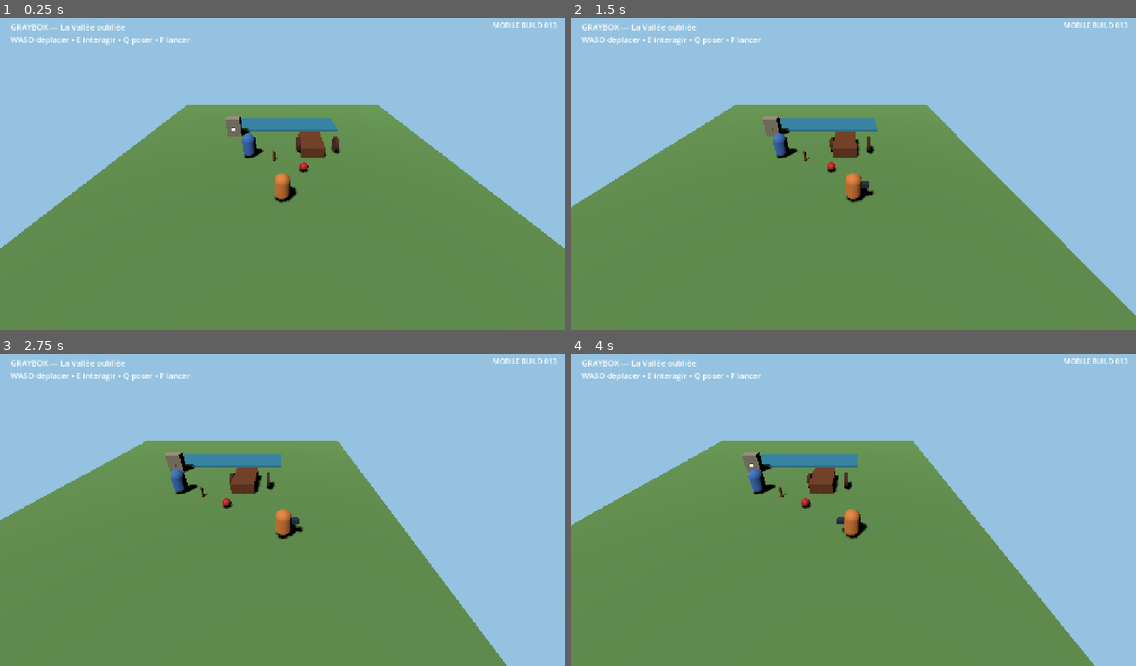
Above: before the commit, frames 1-4 (two rows, left to right).
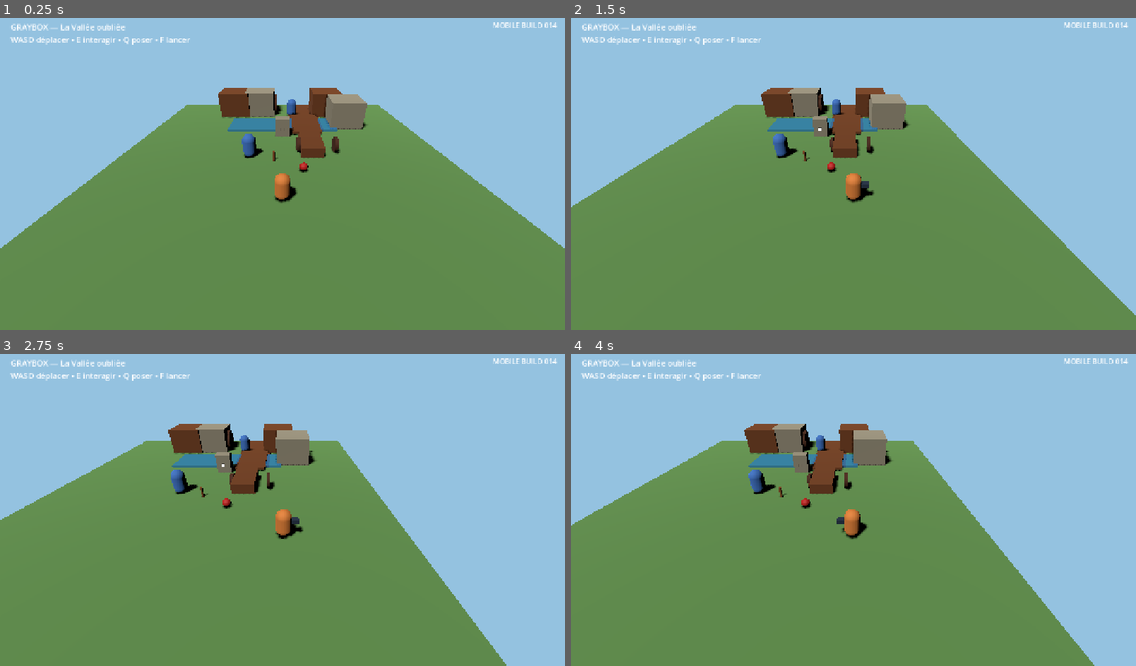
Above: after the commit, the same moments.

Repository: u2987920406-rgb/Grimoire
Game: Godot game, scene res://adventures/forgotten_valley/scenes/bootstrap.tscn
Same seed, same stepped clock (60 frames per second), same inputs: the game is played once before the commit and once after it.
Inputs (mouse positions are in pixels of both pictures, inside the frame that each line leads up to):
- Up to frame 1 (0.25 s): no input
- Up to frame 2 (1.5 s): tap Enter at 0.5 s; move the mouse to (977, 155) at 0.52 s; hold D (move_right) 0.53-1.25 s; hold Q (drop_object) 0.53-1.25 s; click (977, 155) at 0.67 s; drag from (740, 186) to (825, 233) at 1.27 s
- Up to frame 3 (2.75 s): tap Space at 2 s; move the mouse to (339, 438) at 2.02 s; hold D (move_right) from 2.03 s (still down); hold F (throw_object) from 2.03 s (still down)
- Up to frame 4 (4 s): release D (move_right) at 2.75 s; release F (throw_object) at 2.75 s; drag from (825, 569) to (684, 460) at 2.77 s; tap Enter at 3.5 s; move the mouse to (1023, 553) at 3.52 s; hold A (move_left) from 3.53 s (still down); hold E (interact) from 3.53 s (still down)

The runs differ from the first frame. In frame 1, 2.8% of the frame differs, in the area x 38-99%, y 1-39%; in frame 2, 2.8%; in frame 3, 2.8%; in frame 4, 2.8%.

Commit message:
feat(adventure): open village exploration after cart repair

Diff:
--- a/adventures/forgotten_valley/scenes/bootstrap.tscn
+++ b/adventures/forgotten_valley/scenes/bootstrap.tscn
@@ -10,6 +10,8 @@
 [ext_resource type="Script" path="res://adventures/forgotten_valley/scripts/ancient_stone.gd" id="8_stone"]
 [ext_resource type="Script" path="res://core/input/virtual_joystick.gd" id="9_joystick"]
 [ext_resource type="Script" path="res://adventures/forgotten_valley/scripts/axle_peg.gd" id="10_peg"]
+[ext_resource type="Script" path="res://adventures/forgotten_valley/scripts/landmark.gd" id="11_landmark"]
+[ext_resource type="Script" path="res://adventures/forgotten_valley/scripts/village_resident.gd" id="12_resident"]
 
 [sub_resource type="CapsuleMesh" id="CapsuleMesh_player"]
 radius = 0.42
@@ -125,6 +127,27 @@
 albedo_color = Color(0.55, 0.52, 0.44, 1)
 roughness = 1.0
 
+[sub_resource type="BoxMesh" id="BoxMesh_bridge"]
+size = Vector3(2.6, 0.22, 4.4)
+
+[sub_resource type="BoxShape3D" id="BoxShape_bridge"]
+size = Vector3(2.6, 0.22, 4.4)
+
+[sub_resource type="BoxMesh" id="BoxMesh_building"]
+size = Vector3(3.0, 2.4, 3.0)
+
+[sub_resource type="BoxShape3D" id="BoxShape_building"]
+size = Vector3(3.0, 2.4, 3.0)
+
+[sub_resource type="CylinderMesh" id="CylinderMesh_mill"]
+top_radius = 1.0
+bottom_radius = 1.0
+height = 0.28
+radial_segments = 20
+
+[sub_resource type="BoxMesh" id="BoxMesh_path"]
+size = Vector3(3.2, 0.08, 8.0)
+
 [node name="ForgottenValleyBootstrap" type="Node3D"]
 script = ExtResource("1_bootstrap")
 
@@ -204,6 +227,21 @@
 [node name="Collision" type="CollisionShape3D" parent="River"]
 shape = SubResource("BoxShape_water")
 
+[node name="VillagePath" type="MeshInstance3D" parent="."]
+position = Vector3(2.2, 0.23, -7.8)
+mesh = SubResource("BoxMesh_path")
+material_override = SubResource("Material_cart")
+
+[node name="Bridge" type="StaticBody3D" parent="."]
+position = Vector3(2.2, 0.42, -5.2)
+
+[node name="Mesh" type="MeshInstance3D" parent="Bridge"]
+mesh = SubResource("BoxMesh_bridge")
+material_override = SubResource("Material_cart")
+
+[node name="Collision" type="CollisionShape3D" parent="Bridge"]
+shape = SubResource("BoxShape_bridge")
+
 [node name="CartOwner" type="StaticBody3D" parent="."]
 position = Vector3(-2.4, 1.0, 0.7)
 script = ExtResource("5_npc")
@@ -265,7 +303,7 @@
 shape = SubResource("CylinderShape_peg")
 
 [node name="AncientStone" type="StaticBody3D" parent="."]
-position = Vector3(-4.2, 0.9, -3.0)
+position = Vector3(0.0, 0.9, -3.0)
 script = ExtResource("8_stone")
 
 [node name="Mesh" type="MeshInstance3D" parent="AncientStone"]
@@ -281,6 +319,70 @@
 font_size = 72
 outline_size = 8
 billboard = 1
+
+[node name="Mill" type="StaticBody3D" parent="."]
+position = Vector3(-2.4, 1.4, -9.2)
+script = ExtResource("11_landmark")
+inspection_title = "Le vieux moulin"
+inspection_detail = "La roue du moulin est immobile. Pourtant, l'eau du canal arrive bien jusqu'ici."
+
+[node name="Mesh" type="MeshInstance3D" parent="Mill"]
+mesh = SubResource("BoxMesh_building")
+material_override = SubResource("Material_stone")
+
+[node name="Collision" type="CollisionShape3D" parent="Mill"]
+shape = SubResource("BoxShape_building")
+
+[node name="MillWheel" type="MeshInstance3D" parent="Mill"]
+position = Vector3(1.65, -0.25, 0.0)
+rotation_degrees = Vector3(0, 0, 90)
+mesh = SubResource("CylinderMesh_mill")
+material_override = SubResource("Material_wheel")
+
+[node name="Workshop" type="StaticBody3D" parent="."]
+position = Vector3(4.6, 1.4, -9.0)
+script = ExtResource("11_landmark")
+inspection_title = "Atelier"
+inspection_detail = "Des outils, des morceaux de bois et des pièces métalliques. Quelqu'un travaille ici régulièrement."
+
+[node name="Mesh" type="MeshInstance3D" parent="Workshop"]
+mesh = SubResource("BoxMesh_building")
+material_override = SubResource("Material_cart")
+
+[node name="Collision" type="CollisionShape3D" parent="Workshop"]
+shape = SubResource("BoxShape_building")
+
+[node name="VillageResident" type="StaticBody3D" parent="."]
+position = Vector3(1.0, 1.0, -8.3)
+script = ExtResource("12_resident")
+cart_path = NodePath("../Cart")
+
+[node name="Mesh" type="MeshInstance3D" parent="VillageResident"]
+mesh = SubResource("CapsuleMesh_npc")
+material_override = SubResource("Material_npc")
+
+[node name="Collision" type="CollisionShape3D" parent="VillageResident"]
+shape = SubResource("CapsuleShape_npc")
+
+[node name="HouseA" type="StaticBody3D" parent="."]
+position = Vector3(-5.0, 1.4, -9.0)
+
+[node name="Mesh" type="MeshInstance3D" parent="HouseA"]
+mesh = SubResource("BoxMesh_building")
+material_override = SubResource("Material_cart")
+
+[node name="Collision" type="CollisionShape3D" parent="HouseA"]
+shape = SubResource("BoxShape_building")
+
+[node name="HouseB" type="StaticBody3D" parent="."]
+position = Vector3(6.0, 1.4, -5.8)
+
+[node name="Mesh" type="MeshInstance3D" parent="HouseB"]
+mesh = SubResource("BoxMesh_building")
+material_override = SubResource("Material_stone")
+
+[node name="Collision" type="CollisionShape3D" parent="HouseB"]
+shape = SubResource("BoxShape_building")
 
 [node name="UI" type="CanvasLayer" parent="."]
 
@@ -356,7 +458,7 @@
 offset_top = 18.0
 offset_right = 1260.0
 offset_bottom = 54.0
-text = "MOBILE BUILD 013"
+text = "MOBILE BUILD 014"
 horizontal_alignment = 2
 theme_override_font_sizes/font_size = 16
 
Not shown: 1 places in adventures/forgotten_valley/scenes/bootstrap.tscn that only renumber resources
